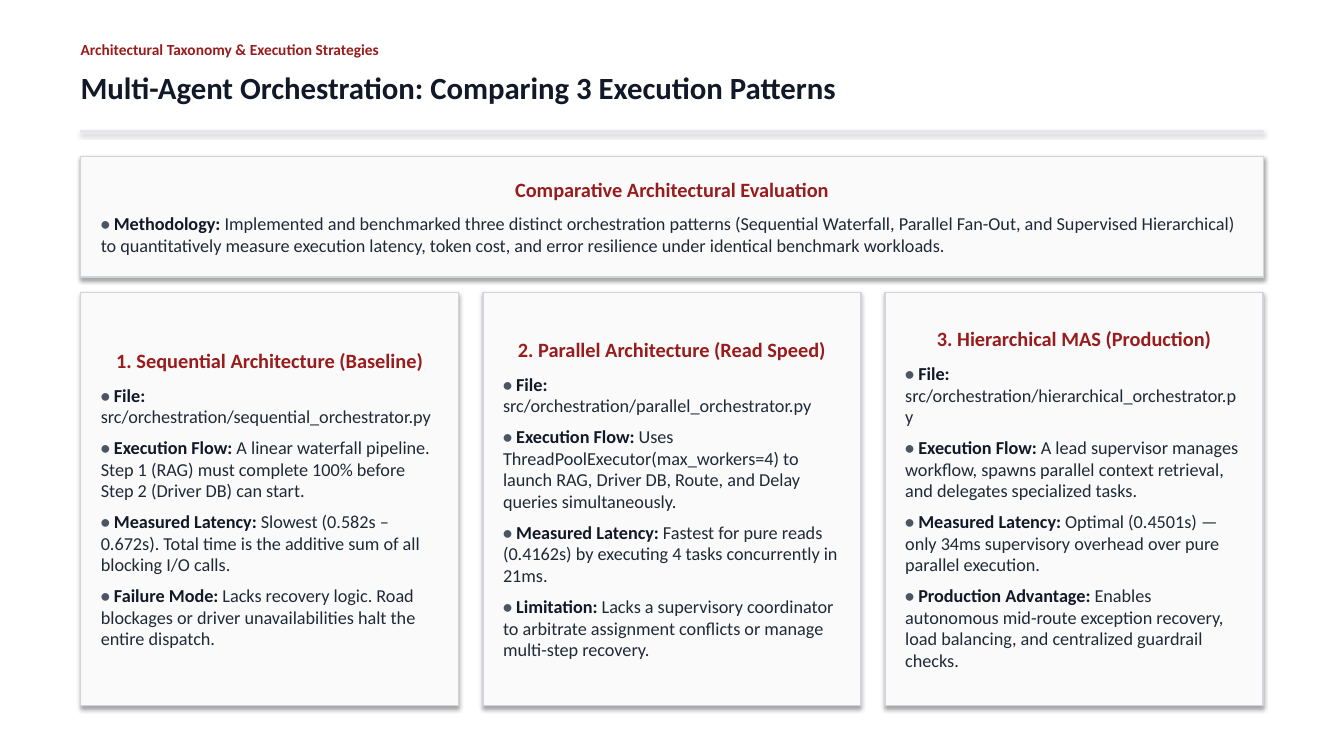
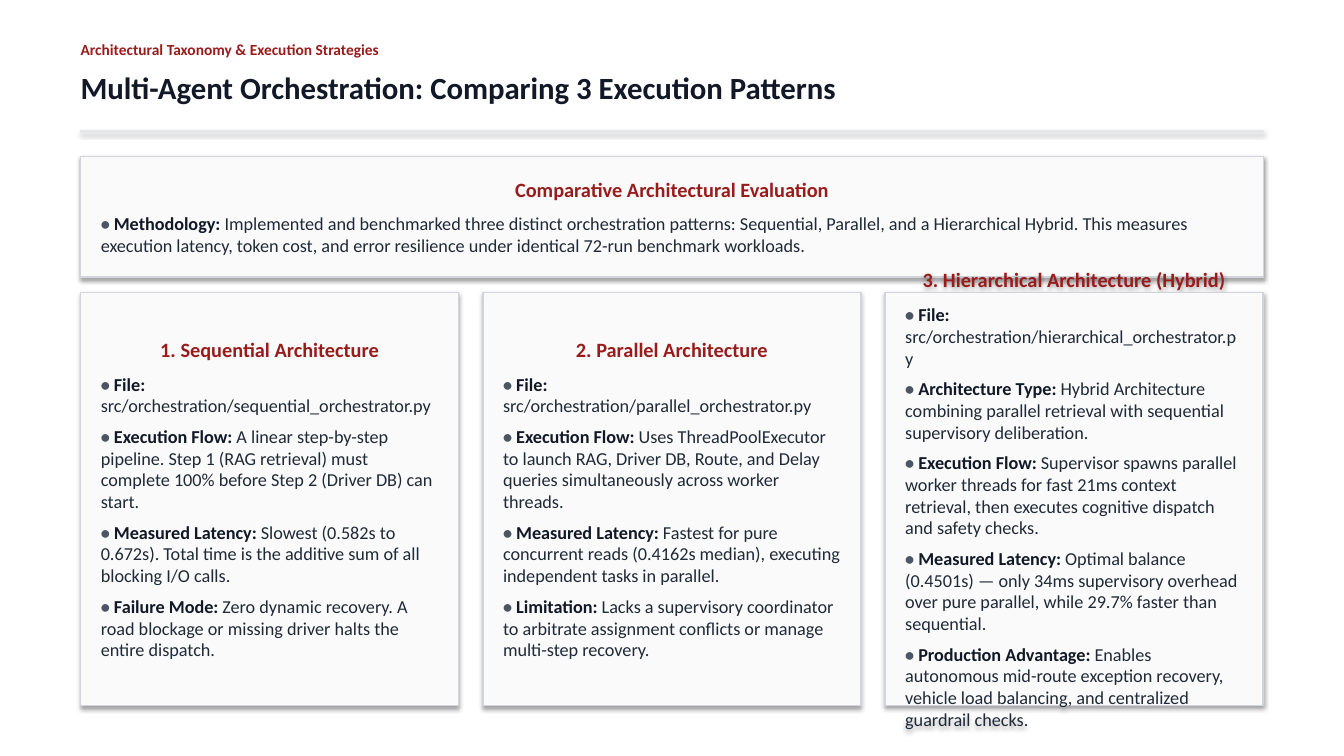
Before and after one commit to Akshat5091/DeliveryFleet-MAS, a slide deck: slide 11 of Eval 2 Documents/DeliveryFleet_MAS_Evaluation2_Master_Presentation.pptx. Drawn at 1344x756 pixels with LibreOffice and Linux fonts; fonts in the diff are those of the drawing. Boxes give left, top, right and bottom in pixels: in the first picture for what was removed or moved away, otherwise in the second. Text is boxed around its words. In the diff, an @@ line names an element or a change of style, - is before the commit and + after.

Commit message:
refactor: simplify architecture terminology to Sequential, Parallel, and Hierarchical Hybrid; add 1-2 line takeaway box below benchmark graph

```diff
--- a/Eval 2 Documents/DeliveryFleet_MAS_Evaluation2_Master_Presentation.pptx
+++ b/Eval 2 Documents/DeliveryFleet_MAS_Evaluation2_Master_Presentation.pptx
@@ text in rectangle at bbox=[101, 217, 1187, 255]: text changed @@
-• Methodology: Implemented and benchmarked three distinct orchestration patterns (Sequential Waterfall, Parallel Fan-Out, and Supervised Hierarchical) to quantitatively measure execution latency, token cost, and error resilience under identical benchmark workloads.
+• Methodology: Implemented and benchmarked three distinct orchestration patterns: Sequential, Parallel, and a Hierarchical Hybrid. This measures execution latency, token cost, and error resilience under identical 72-run benchmark workloads.
@@ text in rectangle at bbox=[160, 342, 379, 361]: text changed @@
-1. Sequential Architecture (Baseline)
+1. Sequential Architecture
@@ text in rectangle at bbox=[576, 342, 767, 357]: text changed @@
-2. Parallel Architecture (Read Speed)
+2. Parallel Architecture
@@ text in rectangle at bbox=[937, 331, 1211, 349]: text changed @@
-3. Hierarchical MAS (Production)
+3. Hierarchical Architecture (Hybrid)
@@ text in rectangle at bbox=[905, 382, 1238, 709]: text changed @@
-• Execution Flow: A lead supervisor manages workflow, spawns parallel context retrieval, and delegates specialized tasks.
-• Measured Latency: Optimal (0.4501s) — only 34ms supervisory overhead over pure parallel execution.
-• Production Advantage: Enables autonomous mid-route exception recovery, load balancing, and centralized guardrail checks.
+• Architecture Type: Hybrid Architecture combining parallel retrieval with sequential supervisory deliberation.
+• Execution Flow: Supervisor spawns parallel worker threads for fast 21ms context retrieval, then executes cognitive dispatch and safety checks.
+• Measured Latency: Optimal balance (0.4501s) — only 34ms supervisory overhead over pure parallel, while 29.7% faster than sequential.
+• Production Advantage: Enables autonomous mid-route exception recovery, vehicle load balancing, and centralized guardrail checks.
@@ text in rectangle at bbox=[101, 430, 433, 659]: text changed @@
-• Execution Flow: A linear waterfall pipeline. Step 1 (RAG) must complete 100% before Step 2 (Driver DB) can start.
-• Measured Latency: Slowest (0.582s – 0.672s). Total time is the additive sum of all blocking I/O calls.
-• Failure Mode: Lacks recovery logic. Road blockages or driver unavailabilities halt the entire dispatch.
+• Execution Flow: A linear step-by-step pipeline. Step 1 (RAG retrieval) must complete 100% before Step 2 (Driver DB) can start.
+• Measured Latency: Slowest (0.582s to 0.672s). Total time is the additive sum of all blocking I/O calls.
+• Failure Mode: Zero dynamic recovery. A road blockage or missing driver halts the entire dispatch.
@@ text in rectangle at bbox=[503, 430, 840, 585]: text changed @@
-• Execution Flow: Uses ThreadPoolExecutor(max_workers=4) to launch RAG, Driver DB, Route, and Delay queries simultaneously.
-• Measured Latency: Fastest for pure reads (0.4162s) by executing 4 tasks concurrently in 21ms.
+• Execution Flow: Uses ThreadPoolExecutor to launch RAG, Driver DB, Route, and Delay queries simultaneously across worker threads.
+• Measured Latency: Fastest for pure concurrent reads (0.4162s median), executing independent tasks in parallel.
```
Also in this commit, not shown: 3 other slides changed, 3 other files.
